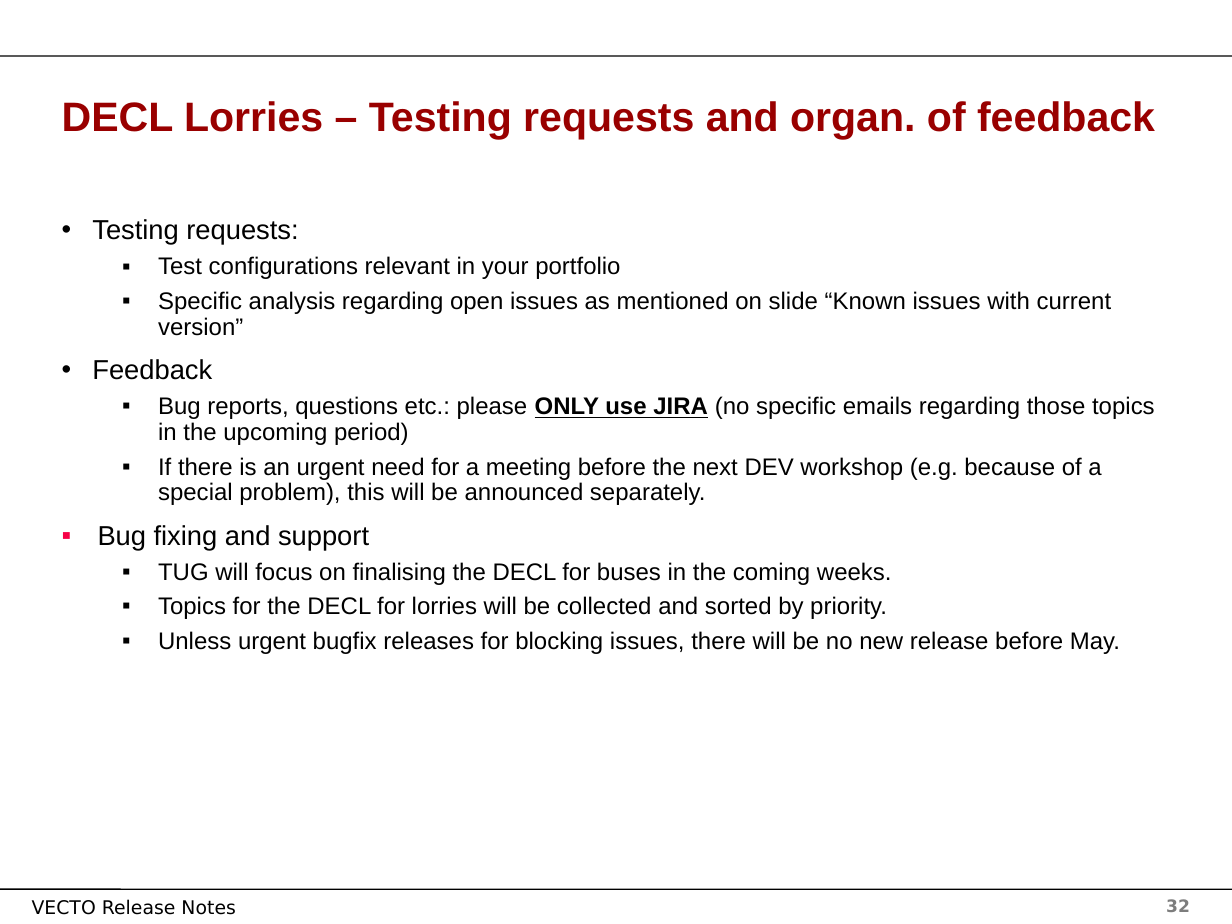
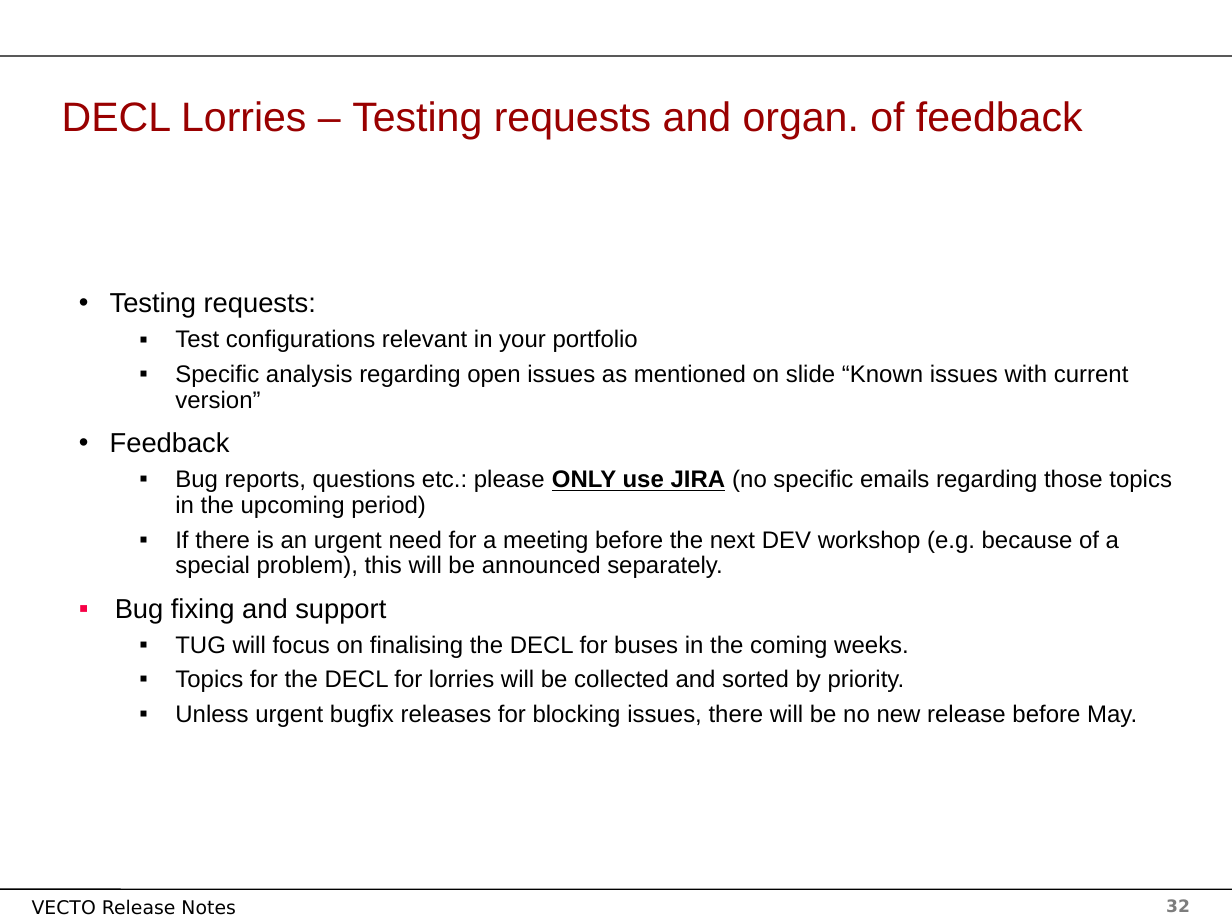
Before and after one commit to tanawadeatharva/BharatVECTO, a slide deck: slide 32 of Documentation/User Manual Source/Release Notes Vecto3.x.pptx. Drawn at 1232x924 pixels with LibreOffice and Linux fonts; fonts in the diff are those of the drawing; background and template pictures are left out. Boxes give left, top, right and bottom in pixels: in the first picture for what was removed or moved away, otherwise in the second. Text is boxed around its words. In the diff, an @@ line names an element or a change of style, - is before the commit and + after.

```diff
--- a/Documentation/User Manual Source/Release Notes Vecto3.x.pptx
+++ b/Documentation/User Manual Source/Release Notes Vecto3.x.pptx
@@ title "DECL Lorries – Testing requests ..." at [62, 101, 1083, 140]: bold off @@
@@ text "Testing requests:": place and size @@
-text "Testing requests:" at [92, 219, 1155, 654]
+text "Testing requests:" at [110, 292, 1172, 727]
```
Also in this commit, not shown: 30 other slides changed.
